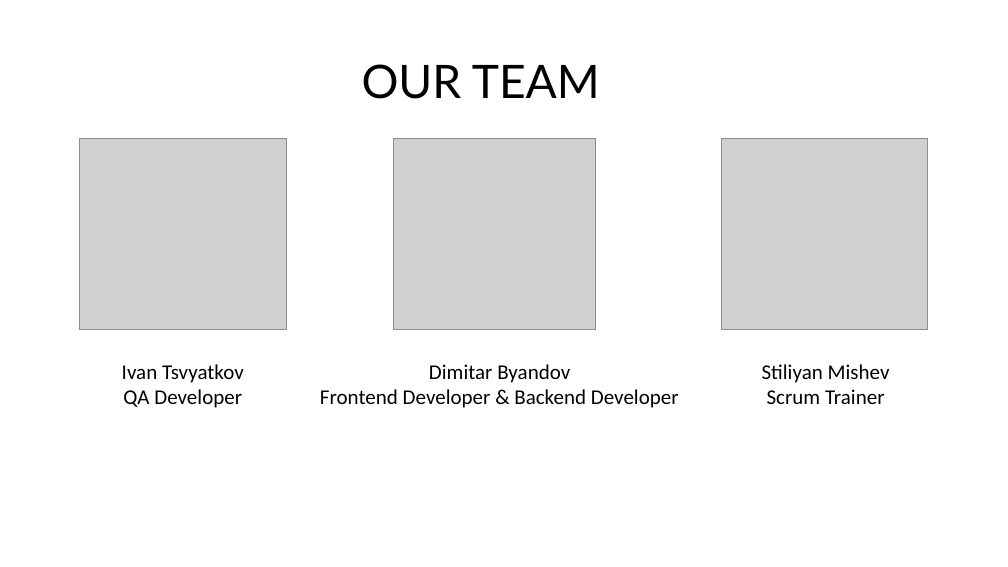
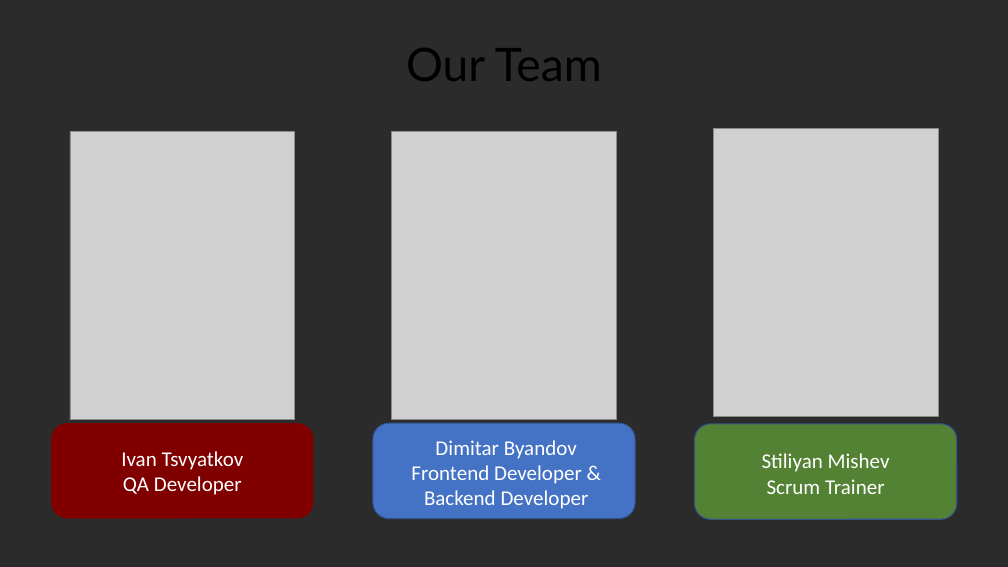
Before and after one commit to codingburgas/MathSolvers, a slide deck: slide 3 of docs/Math Solvers.pptx (slide 2 before the commit). Drawn at 1008x567 pixels with LibreOffice and Linux fonts; fonts in the diff are those of the drawing; grey boxes stand for pictures; background and template pictures are left out; a plain dark background stands for a picture behind light text. Boxes give left, top, right and bottom in pixels: in the first picture for what was removed or moved away, otherwise in the second. Text is boxed around its words. In the diff, an @@ line names an element or a change of style, - is before the commit and + after.

```diff
--- a/docs/Math Solvers.pptx
+++ b/docs/Math Solvers.pptx
@@ background #FFFFFF to picture (left out) @@
@@ title at (x1=406, y1=48, x2=602, y2=81): text changed @@
-OUR TEAM
+Our Team
@@ picture resized from (x1=79, y1=138, x2=287, y2=330) to (x1=70, y1=132, x2=295, y2=420) @@
@@ picture resized from (x1=393, y1=138, x2=596, y2=330) to (x1=392, y1=132, x2=616, y2=420) @@
@@ picture resized from (x1=722, y1=138, x2=928, y2=330) to (x1=714, y1=129, x2=938, y2=417) @@
@@ rounded rectangle added at (x1=51, y1=423, x2=314, y2=519), fill #800000 @@
@@ text "Ivan Tsvyatkov" moved from (x1=122, y1=364, x2=244, y2=408) to (x1=121, y1=451, x2=244, y2=495) @@
@@ text "Ivan Tsvyatkov" at (x1=121, y1=451, x2=244, y2=495): text colour #000000 to #FFFFFF @@
@@ rounded rectangle added at (x1=373, y1=423, x2=635, y2=519), fill #4472C4, outline #325491 1 pt @@
@@ text "Dimitar Byandov" moved from (x1=320, y1=364, x2=679, y2=408) to (x1=411, y1=440, x2=589, y2=509) @@
@@ text "Dimitar Byandov" at (x1=411, y1=440, x2=589, y2=509): text colour #000000 to #FFFFFF; alignment left to centre @@
@@ rounded rectangle added at (x1=695, y1=424, x2=957, y2=520), fill #548235, outline #325491 1 pt @@
@@ text "Stiliyan Mishev" at (x1=762, y1=453, x2=890, y2=494): text colour #000000 to #FFFFFF @@
@@ text "Stiliyan Mishev" moved from (x1=762, y1=364, x2=890, y2=404) to (x1=762, y1=453, x2=890, y2=494) @@
```
Also in this commit, not shown: 2 other slides changed, 3 slides added, 4 slides removed, 41 other files.
